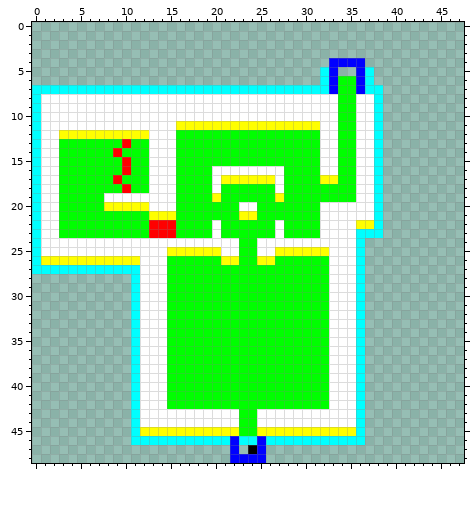
Edited in one commit: pixel-art file (RDEngineContent/Aseprite/Level2End.aseprite). That is the earlier state.
48x49 pixels, 1 frame.
The result:
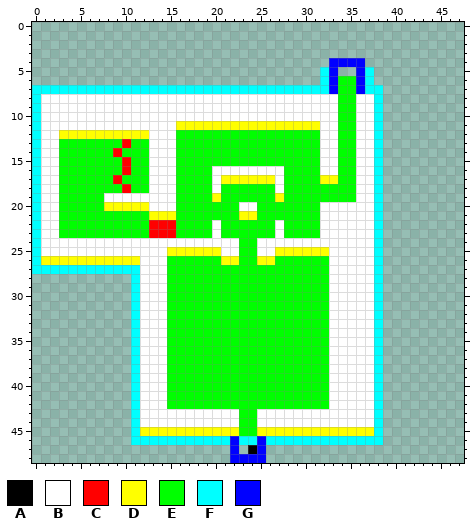
Palette (. is transparent): A #000000  B #ffffff  C #ff0000  D #ffff00  E #00ff00  F #00ffff  G #0000ff
Changes in this commit:
Layer "Layer":
Colour B now appears in rows 24 to 44 at x 37.
The author changed colour D to colour B in row 22 at x 36 to 37.
The author changed colour F to colour B in row 23 at x 36 to 37; in rows 24 to 44 at x 36.
Colour D now appears in row 45 at x 37.
The author changed colour F to colour D in row 45 at x 36.
Colour F now appears in rows 24 to 45 at x 38; in row 46 at x 37 to 38.
Pixel boxes of the changes (left, top, right, bottom) in both pictures:
changed: (356, 220, 383, 445)
